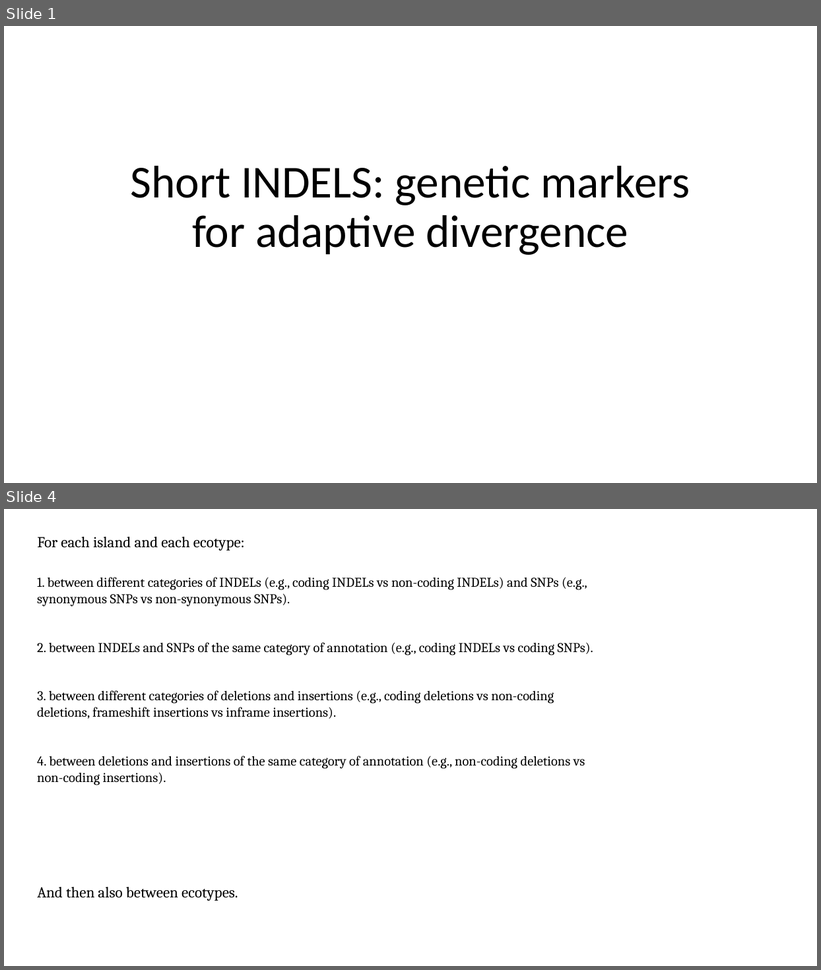
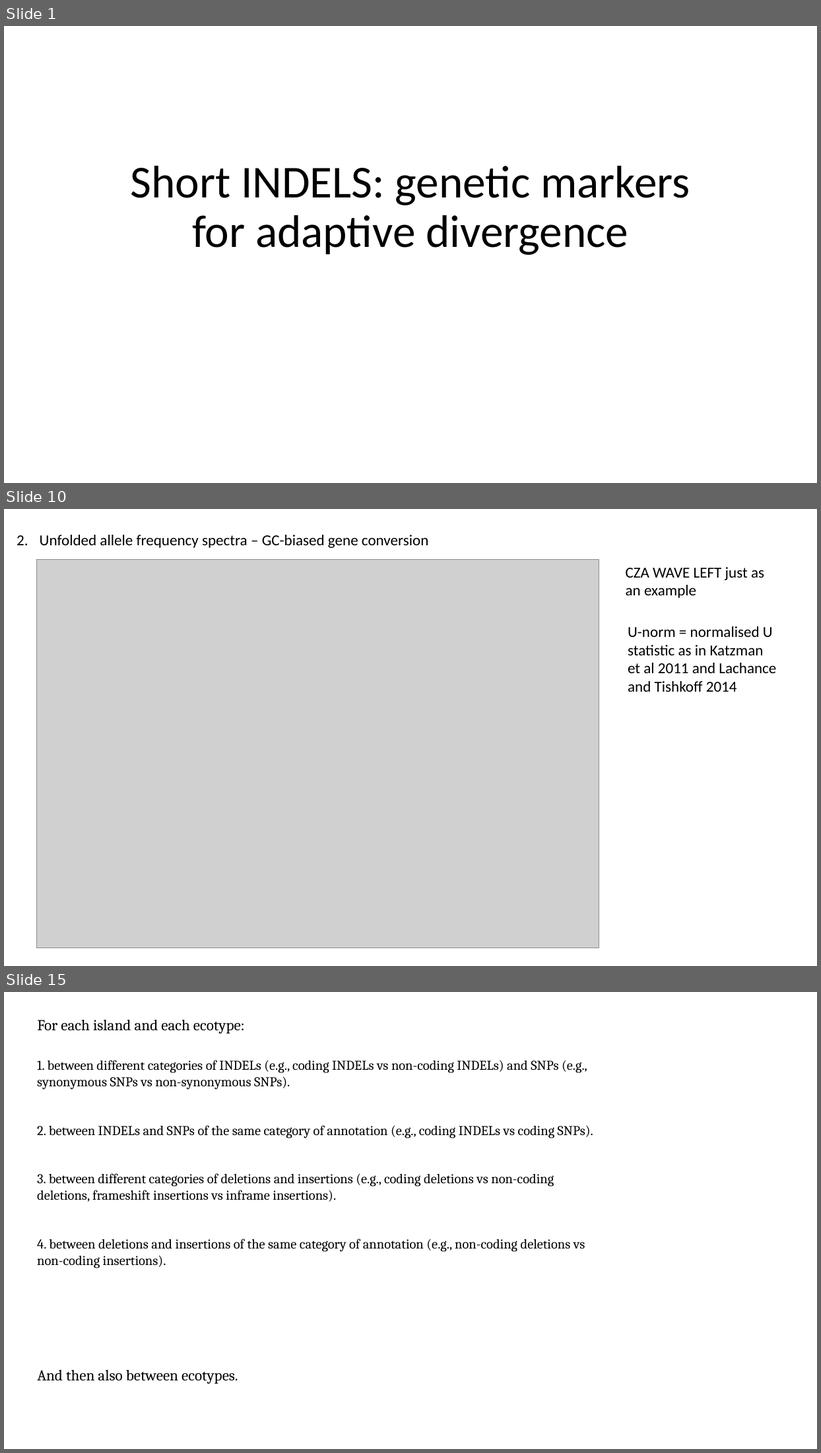
Before and after one commit to sam0per/Littorina_saxatilis_short_variants, a slide deck: short_genetic_variants/docs/short_indels_v05.pptx. Shown one above the other, each under a label of ours: slides 1 and 4 before the commit, slides 1, 10 and 15 after it; the slides between them are not shown. The pictures are 821x970 and 821x1453 pixels, drawn with LibreOffice and Linux fonts; fonts in the diff are those of the drawing; grey boxes stand for pictures. Boxes give left, top, right and bottom in pixels: in the first picture for what was removed or moved away, otherwise in the second. Text is boxed around its words. In the diff, an @@ line names an element or a change of style, - is before the commit and + after.

```diff
--- a/short_genetic_variants/docs/short_indels_v05.pptx
+++ b/short_genetic_variants/docs/short_indels_v05.pptx
@@ slide 10 added at (4, 509, 817, 966), background #FFFFFF @@
@@ text added at (40, 535, 428, 548), 18 pt, text #000000 @@
+2. Unfolded allele frequency spectra – GC-biased gene conversion
@@ picture added at (37, 560, 599, 948) @@
@@ text added at (626, 567, 764, 598), 18 pt, text #000000 @@
+CZA WAVE LEFT just as an example
@@ text added at (628, 626, 776, 692), 18 pt, text #000000 @@
+U-norm = normalised U statistic as in Katzman et al 2011 and Lachance and Tishkoff 2014
@@ what was slide 4 is now slide 15 @@
```
Also in this commit, not shown: 2 slides changed, 10 other slides added, 13 slides removed, 8 other files.
